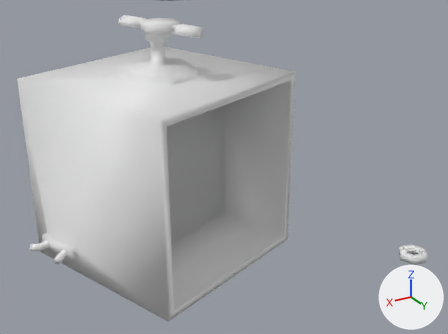
One commit to the FBX model Assets/Models/Common/Menu.fbx: the scene before it, then after it.
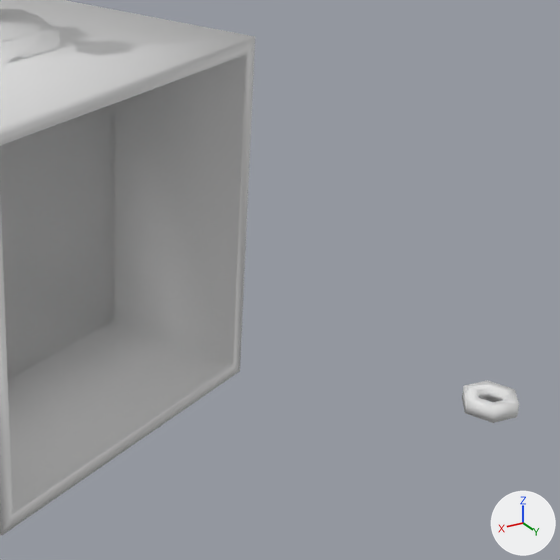
There are two pictures of each version: one from a camera (50 mm lens) standing at (0.233, 2.678, 0.418) and looking at (-0.271, 1.837, -0.002), one close up on the part from 37% to 100% of the width and 16% to 100% of the height. The lights are fixed; the arrows at lower right show +X, +Y and +Z. Where no turn or scale is listed for an object, it has been applied to the vertices.

Before the edit, the objects in view are built like this:
```python
me_bolt_ncl1_1 = bpy.data.meshes.new('Bolt_ncl1_1')
me_bolt_ncl1_1.from_pydata(...)  # 24 vertices, 24 faces; spans x -0.0197..0.0197, y -0.0187..0.0187, z -0.005..0.005
me_bolt_ncl1_1.polygons.foreach_set('use_smooth', [True] * 24)
me_head_ncl1_1 = bpy.data.meshes.new('Head_ncl1_1')
me_head_ncl1_1.from_pydata(...)  # 128 vertices, 122 faces; spans x -12.2..16.2, y -12.5..18.0, z -12.5..12.5
me_head_ncl1_1.polygons.foreach_set('use_smooth', [True] * 122)
ob_bolt = bpy.data.objects.new('Bolt', me_bolt_ncl1_1)
ob_bolt.location = (-0.3697, 2.1782, -0.0288)
ob_head = bpy.data.objects.new('Head', me_head_ncl1_1)
ob_head.location = (-0.0977, 1.9687, 0.0882)
ob_head.rotation_euler = (1.571, 0.0, 0.344)  # degrees (90, 0, 20)
ob_head.scale = (0.01, 0.01, 0.01)
```
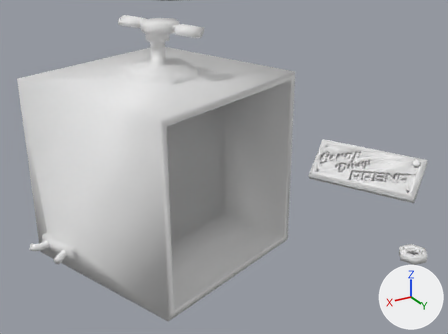
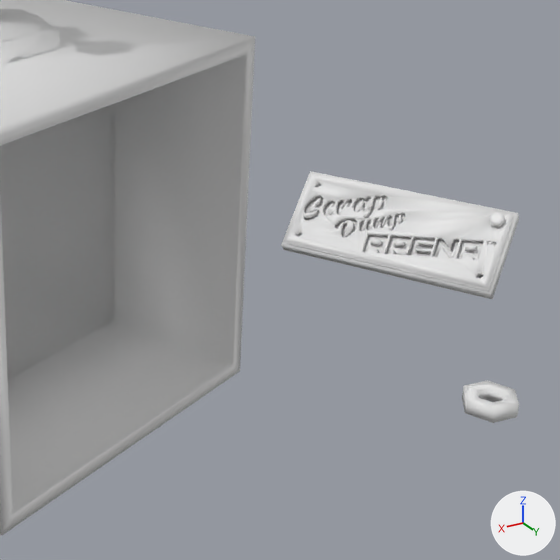
Location of each change, [x1, y1, x2, y2] in pixels of the close-ups (560 x 560 px):
'Plate', added
    after: [281, 171, 519, 299]

What changed in the scene script:
```text
Add me_mesh:
    me_mesh.from_pydata(...)  # 1104 vertices, 1094 faces; spans x -0.07..0.07, y -0.097..0.097, z -0.032..0.032
    me_mesh.polygons.foreach_set('use_smooth', [True] * 1094)
Add ob_plate:
    ob_plate = bpy.data.objects.new('Plate', me_mesh)
    ob_plate.location = (-0.4796, 1.9642, -0.0059)
```
